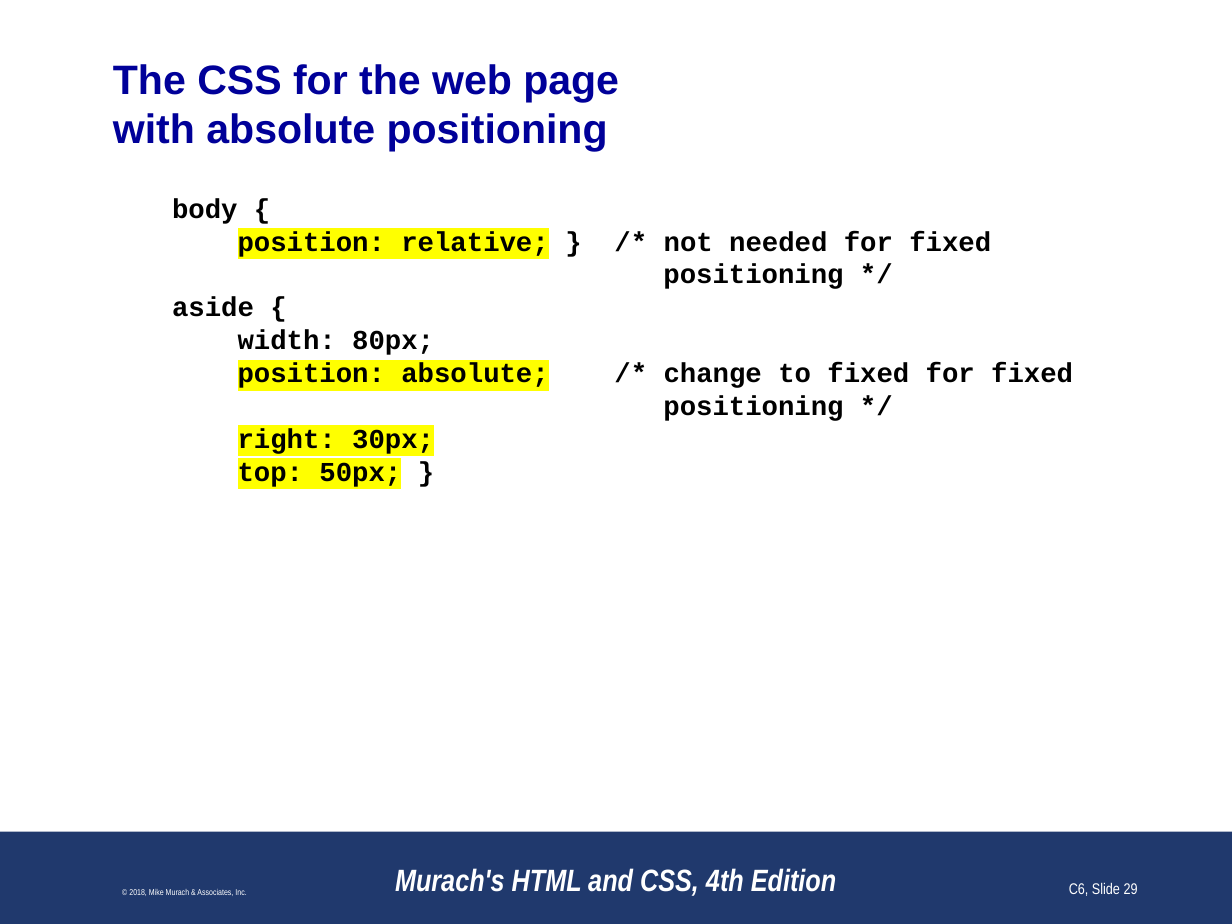
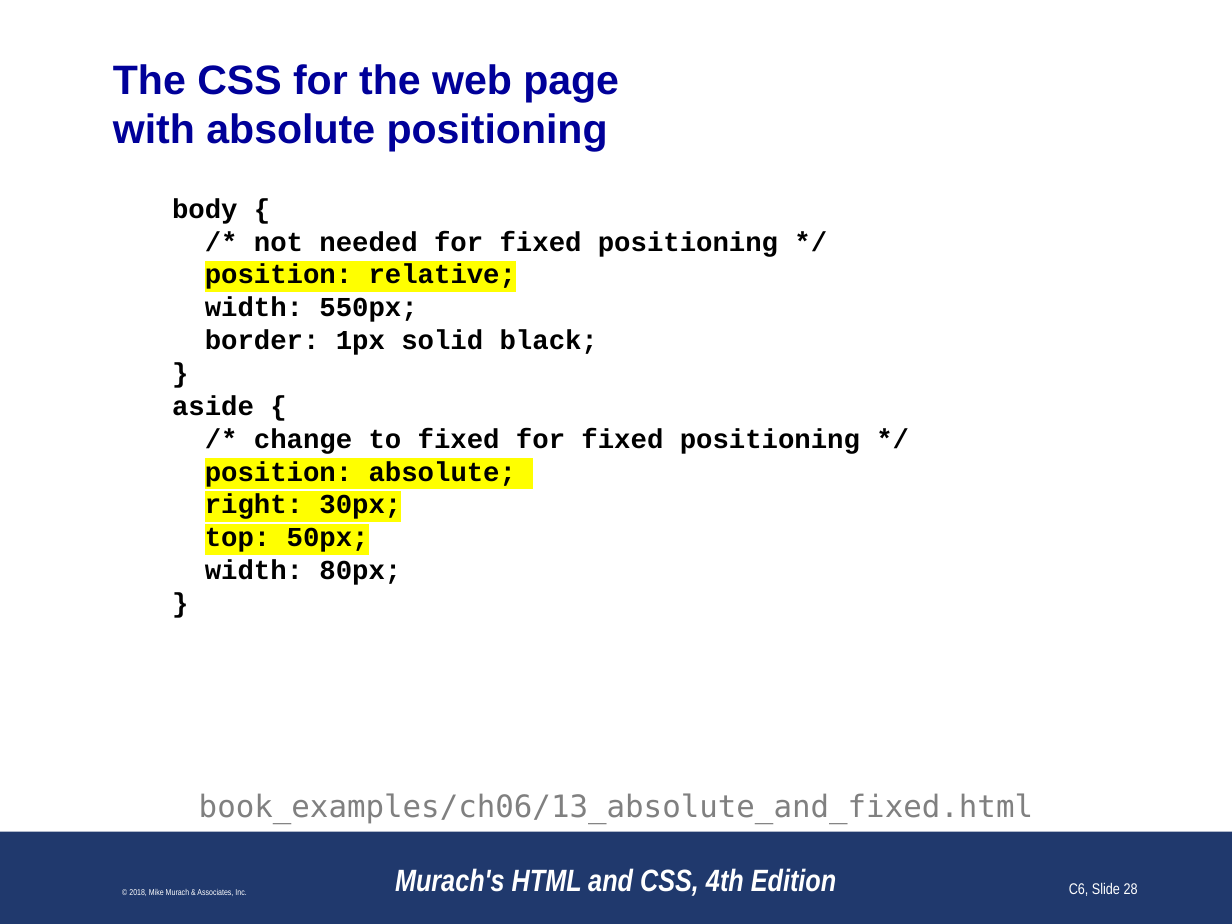
Before and after one commit to paulsmithkc/awd1000_base_lab_and_homework, a slide deck: slide 28 of murach_html_4e/slides/Chapter 6 slides (Revised).pptx (slide 29 before the commit). Drawn at 1232x924 pixels with LibreOffice and Linux fonts; fonts in the diff are those of the drawing; background and template pictures are left out. Boxes give left, top, right and bottom in pixels: in the first picture for what was removed or moved away, otherwise in the second. Text is boxed around its words. In the diff, an @@ line names an element or a change of style, - is before the commit and + after.

```diff
--- a/murach_html_4e/slides/Chapter 6 slides (Revised).pptx
+++ b/murach_html_4e/slides/Chapter 6 slides (Revised).pptx
@@ text at bbox=[172, 199, 401, 585]: highlight #FFFFFF to none in "body {", "aside {", "width: 80px;" @@
@@ text at bbox=[205, 231, 778, 355]: text changed @@
-position: relative; } /* not needed for fixed
-positioning */
+/* not needed for fixed positioning */
+position: relative;
+width: 550px;
+border: 1px solid black;
+}
@@ text at bbox=[238, 363, 1073, 487]: text changed @@
-position: absolute; /* change to fixed for fixed
-positioning */
-right: 30px;
-top: 50px; }
+}
@@ text at bbox=[205, 428, 860, 552]: paragraphs added @@
+/* change to fixed for fixed positioning */
+position: absolute;
+right: 30px;
+top: 50px;
@@ text added at bbox=[199, 793, 1033, 824], 18 pt, text #808080 @@
+book_examples/ch06/13_absolute_and_fixed.html
@@ page number at bbox=[1069, 883, 1138, 896]: text changed @@
-C6, Slide 29
+C6, Slide 28
```
Also in this commit, not shown: 26 other slides changed, 1 slide added, 3 slides removed.
